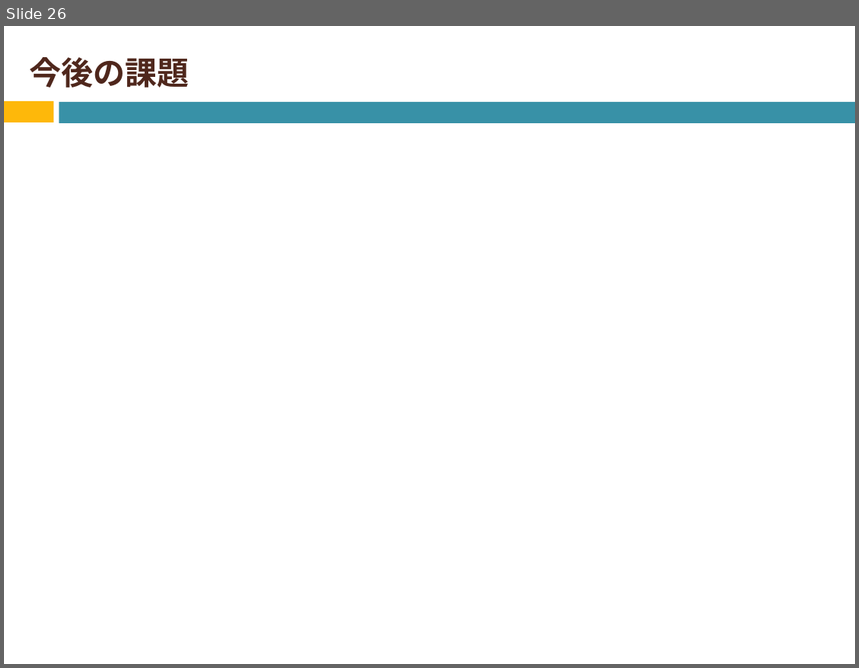
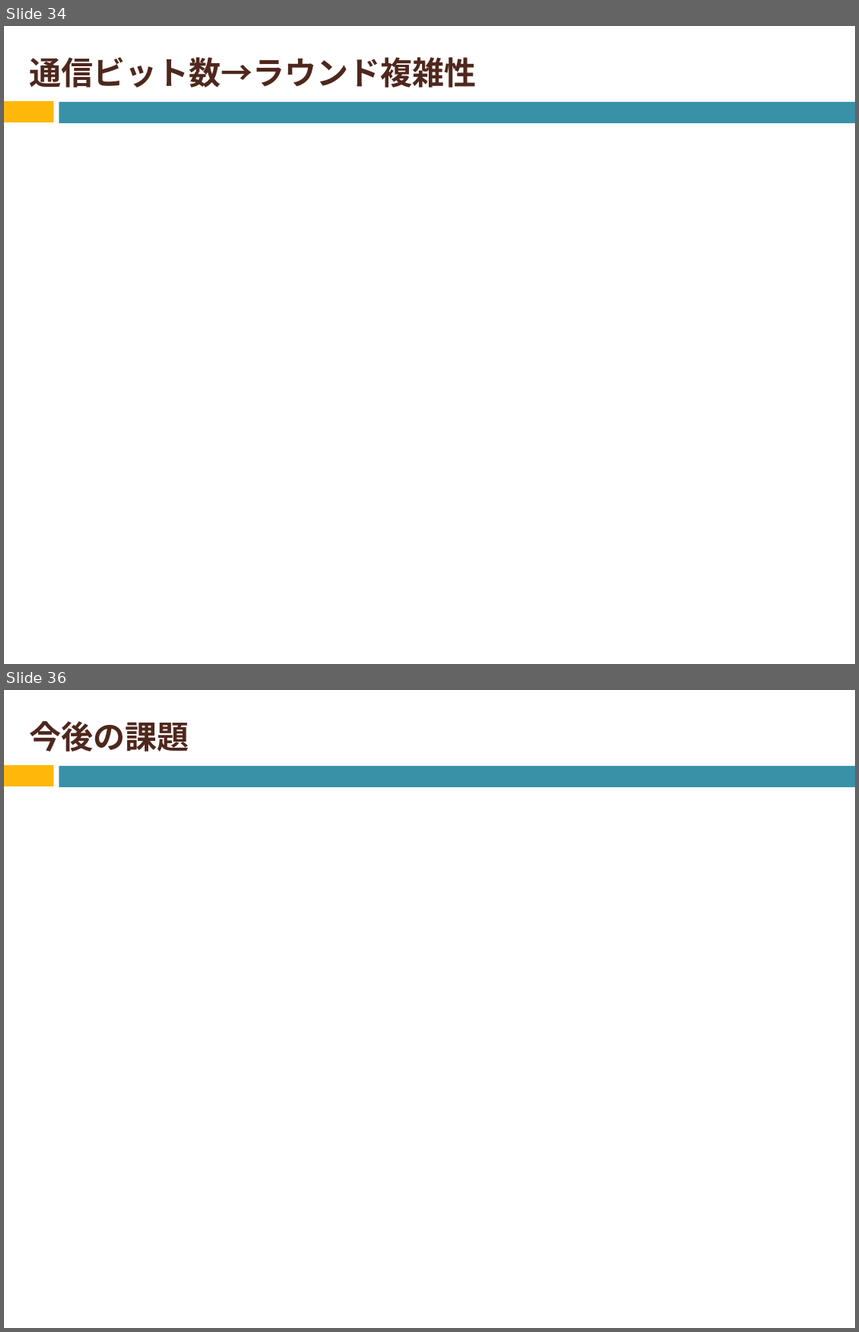
Before and after one commit to Izulabo-nitech/Distributed_Complexity_of_k-Maximal_Independent_Set_Verification, a slide deck: chukan/chukan2020_sato.pptx. Shown one above the other, each under a label of ours: slide 26 before the commit, slides 34 and 36 after it; the slides between them are not shown. The pictures are 859x668 and 859x1332 pixels, drawn with LibreOffice and Linux fonts; fonts in the diff are those of the drawing; grey boxes stand for pictures. Boxes give left, top, right and bottom in pixels: in the first picture for what was removed or moved away, otherwise in the second. Text is boxed around its words. In the diff, an @@ line names an element or a change of style, - is before the commit and + after.

```diff
--- a/chukan/chukan2020_sato.pptx
+++ b/chukan/chukan2020_sato.pptx
@@ slide 34 added at (4, 26, 855, 664), background #FFFFFF; not listed: 2 template elements that a slide beside it also shows @@
@@ title added at (29, 57, 476, 88), 27 pt, text #4F271C, bold @@
+通信ビット数→ラウンド複雑性
@@ what was slide 26 is now slide 36 @@
```
Also in this commit, not shown: 9 slides changed, 11 other slides added, 4 slides removed.
